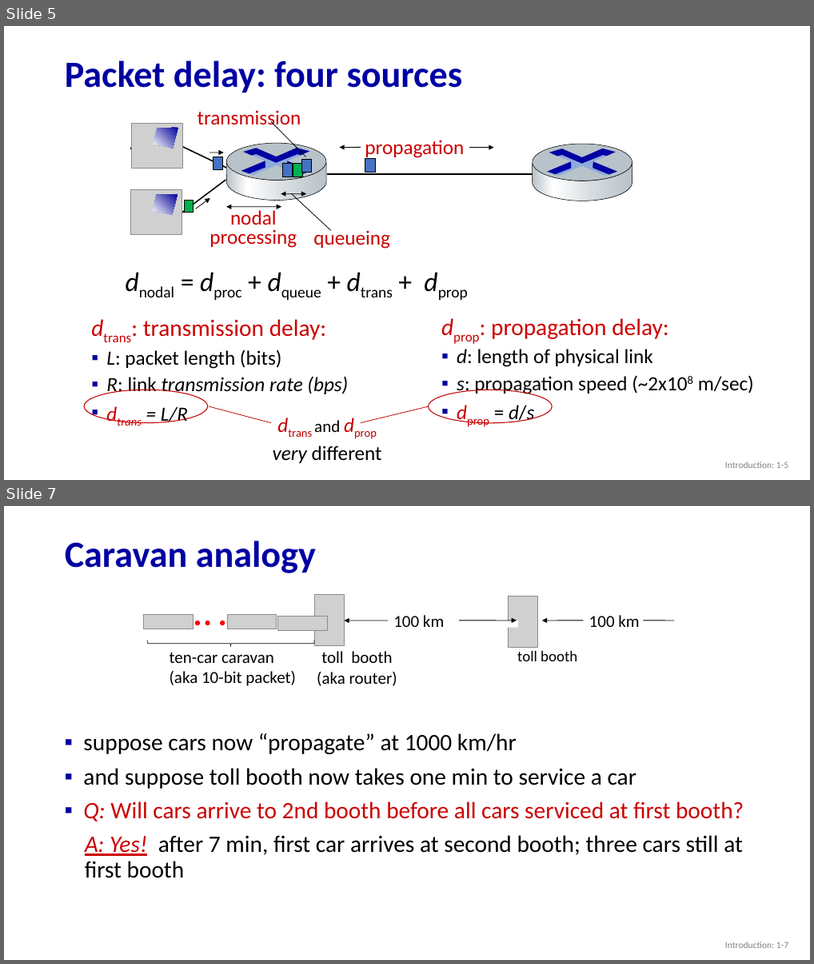
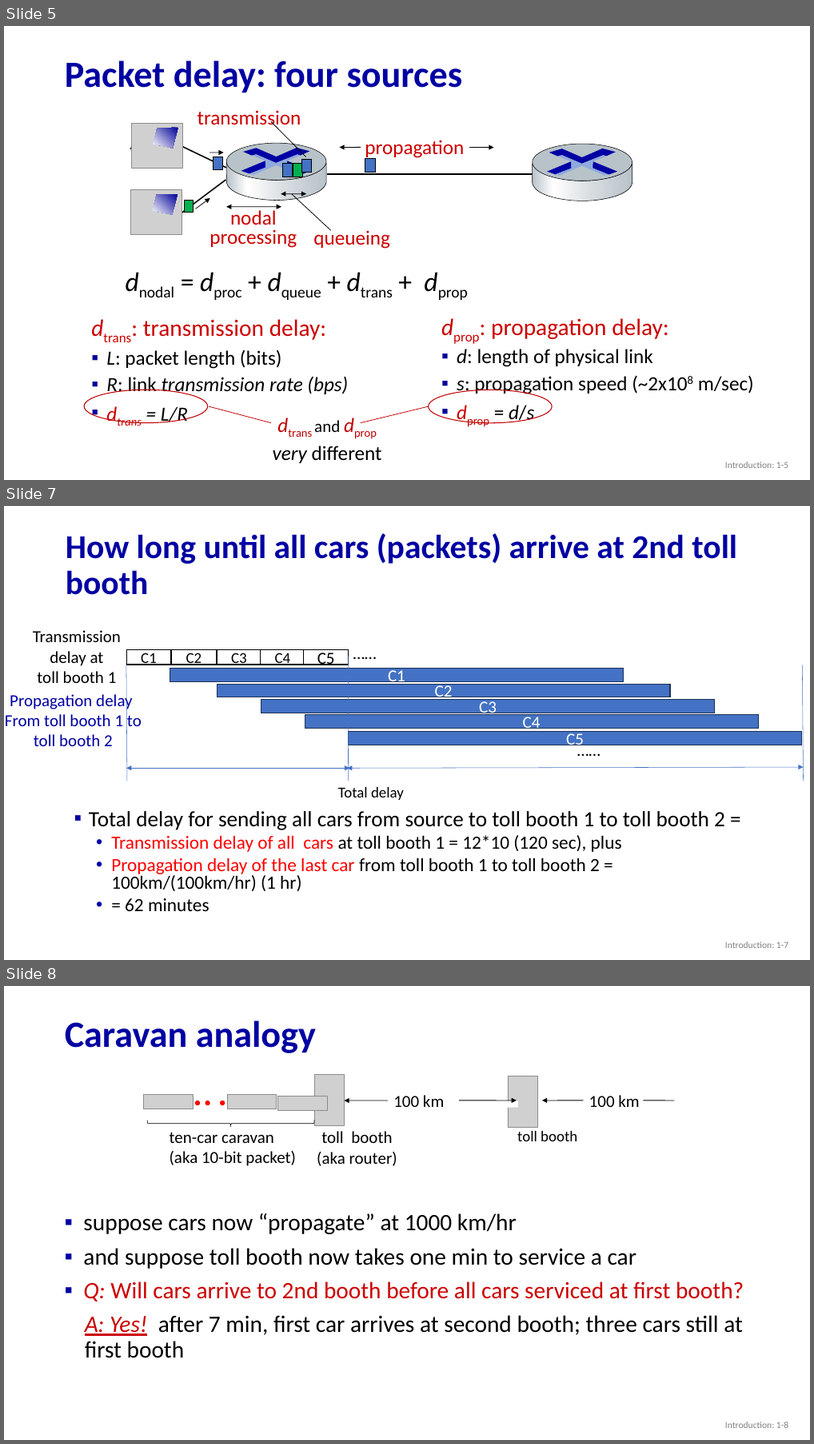
Before and after one commit to guhofstra/CSC175, a slide deck: PPTs/1.4 1.5 1.6 Performance Security Layers.pptx. Shown one above the other, each under a label of ours: slides 5 and 7 before the commit, slides 5, 7 and 8 after it; the slides between them are not shown. The pictures are 814x964 and 814x1444 pixels, drawn with LibreOffice and Linux fonts; fonts in the diff are those of the drawing; grey boxes stand for pictures. Boxes give left, top, right and bottom in pixels: in the first picture for what was removed or moved away, otherwise in the second. Text is boxed around its words. In the diff, an @@ line names an element or a change of style, - is before the commit and + after.

```diff
--- a/PPTs/1.4 1.5 1.6 Performance Security Layers.pptx
+++ b/PPTs/1.4 1.5 1.6 Performance Security Layers.pptx
@@ slide 7 added at box(4, 506, 810, 960), background #FFFFFF @@
@@ title added at box(66, 533, 738, 595), 39.6 pt, text #0000A3, bold @@
+How long until all cars (packets) arrive at 2nd toll booth
@@ text added at box(33, 630, 121, 683), 20 pt, text #000000 @@
+Transmission
+delay at
+toll booth 1
@@ rectangle added at box(127, 649, 171, 664), fill #FFFFFF, outline #000000 1 pt, 18 pt, text #000000 @@
+C1
@@ rectangle added at box(171, 649, 216, 664), fill #FFFFFF, outline #000000 1 pt, 18 pt, text #000000 @@
+C2
@@ rectangle added at box(217, 649, 262, 664), fill #FFFFFF, outline #000000 1 pt, 18 pt, text #000000 @@
+C3
@@ rectangle added at box(261, 649, 306, 664), fill #FFFFFF, outline #000000 1 pt, 18 pt, text #000000 @@
+C4
@@ rectangle added at box(304, 649, 349, 664), fill #FFFFFF, outline #000000 1 pt, 20 pt, text #000000 @@
+C5
@@ text added at box(348, 640, 385, 666), 20 pt, text #000000 @@
+……
@@ line added from (126, 664) to (127, 780), #4472C4 0.5 pt @@
@@ rectangle added at box(170, 668, 623, 681), fill #4472C4, outline #1E3256 1 pt, 20 pt, text #FFFFFF @@
+C1
@@ line added from (348, 656) to (349, 780), #4472C4 0.5 pt @@
@@ line added from (803, 664) to (804, 780), #4472C4 0.5 pt @@
@@ text added at box(5, 692, 142, 746), 20 pt, text #0000A3 @@
+Propagation delay
+From toll booth 1 to toll booth 2
@@ rectangle added at box(217, 684, 670, 697), fill #4472C4, outline #1E3256 1 pt, 20 pt, text #FFFFFF @@
+C2
@@ rectangle added at box(262, 699, 715, 712), fill #4472C4, outline #1E3256 1 pt, 20 pt, text #FFFFFF @@
+C3
@@ rectangle added at box(306, 715, 759, 728), fill #4472C4, outline #1E3256 1 pt, 20 pt, text #FFFFFF @@
+C4
@@ rectangle added at box(348, 732, 802, 745), fill #4472C4, outline #1E3256 1 pt, 20 pt, text #FFFFFF @@
+C5
@@ text added at box(572, 736, 609, 763), 20 pt, text #000000 @@
+……
@@ double arrow added from (127, 768) to (350, 768), #4472C4 0.5 pt @@
@@ double arrow added from (348, 768) to (804, 767), #4472C4 0.5 pt @@
@@ text added at box(338, 787, 404, 800), 18 pt, text #000000 @@
+Total delay
@@ text added at box(89, 811, 726, 911), 22.2 pt, text #000000 @@
+▪ Total delay for sending all cars from source to toll booth 1 to toll booth 2 =
+  • Transmission delay of all cars at toll booth 1 = 12*10 (120 sec), plus
+  • Propagation delay of the last car from toll booth 1 to toll booth 2 = 100km/(100km/hr) (1 hr)
+  • = 62 minutes
@@ page number added at box(726, 941, 789, 948), 11 pt, text #808080 @@
+Introduction: 1-7
@@ what was slide 7 is now slide 8 @@
@@ page number at box(726, 1421, 789, 1428): text changed @@
-Introduction: 1-7
+Introduction: 1-8
```
Also in this commit, not shown: 4 slides changed, 4 other files.
